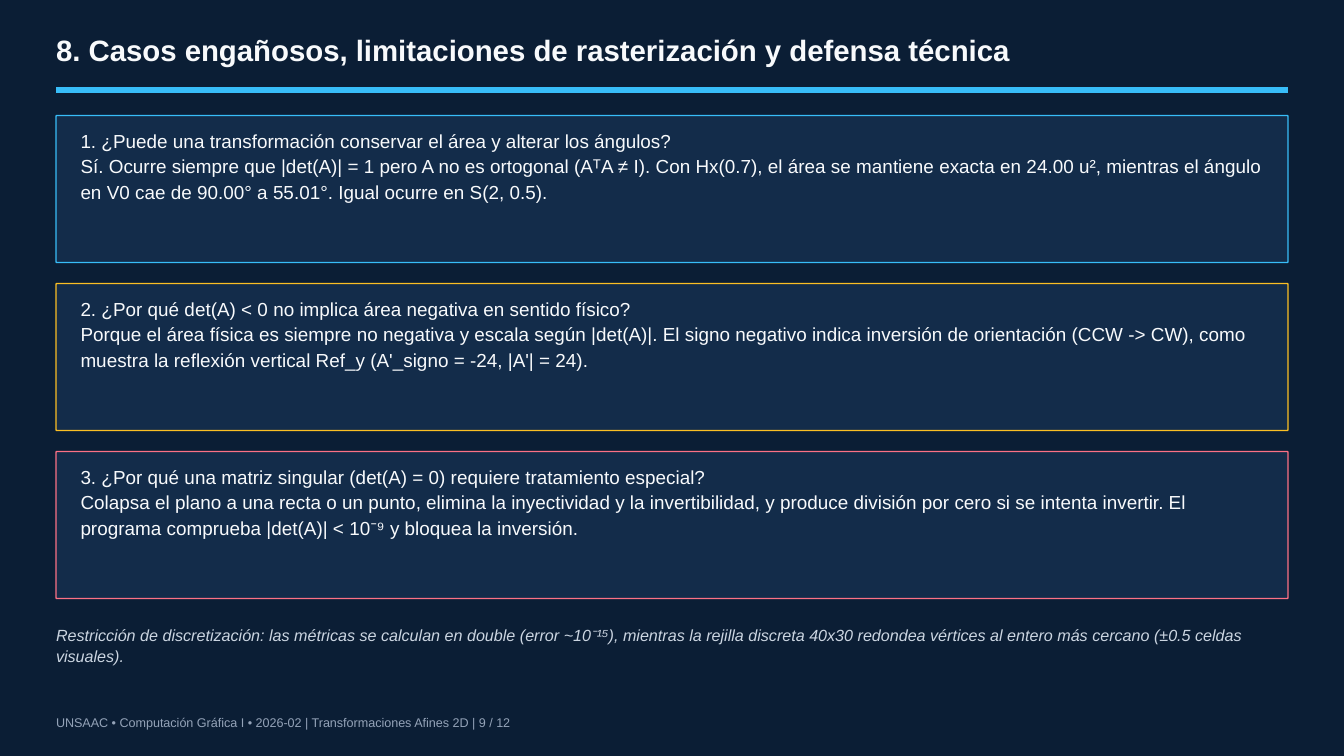
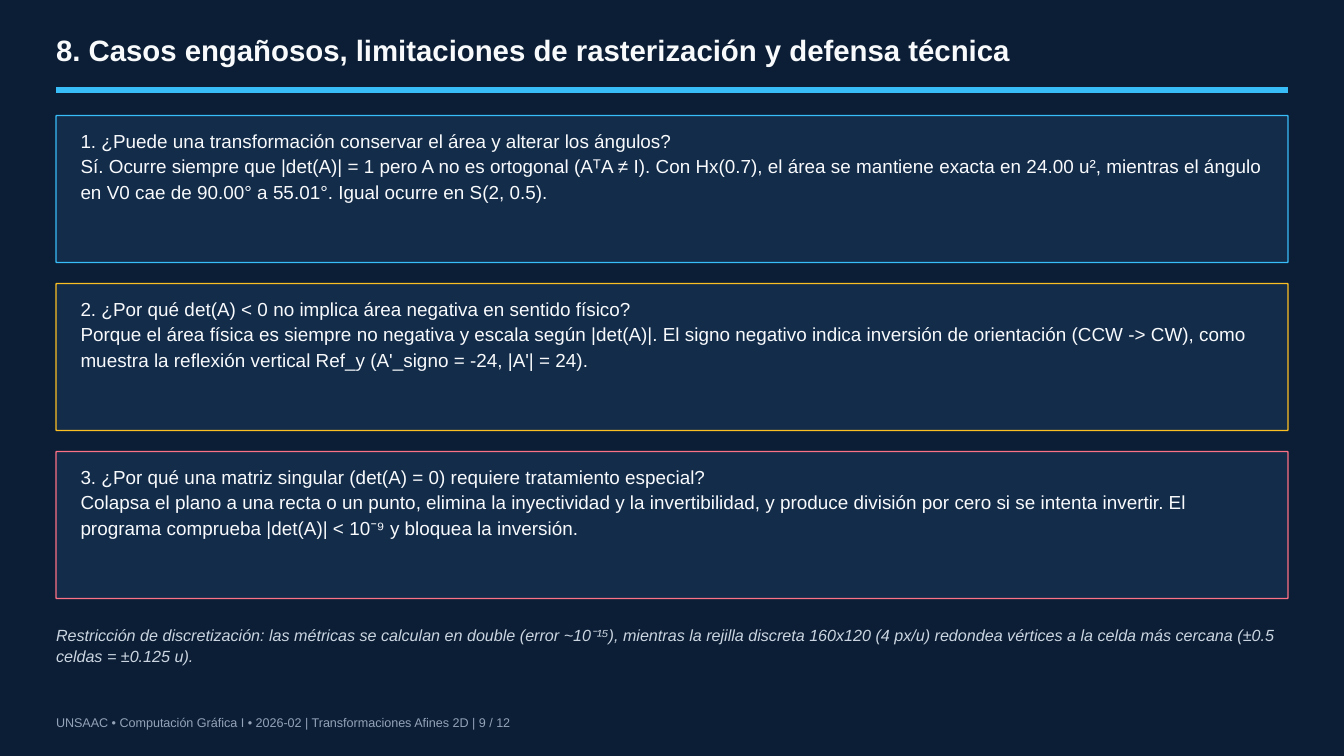
Before and after one commit to LucianFBC/cg1-tema2-transformaciones-afines-2d, a slide deck: slide 9 of presentacion/Presentacion_Tema2.pptx. Drawn at 1344x756 pixels with LibreOffice and Linux fonts; fonts in the diff are those of the drawing. Boxes give left, top, right and bottom in pixels: in the first picture for what was removed or moved away, otherwise in the second. Text is boxed around its words. In the diff, an @@ line names an element or a change of style, - is before the commit and + after.

Commit message:
Mejora claridad visual 160x120, caratula directiva, seccion Objetivos y auditoria integral

```diff
--- a/presentacion/Presentacion_Tema2.pptx
+++ b/presentacion/Presentacion_Tema2.pptx
@@ text at (x1=56, y1=629, x2=1274, y2=666): text changed @@
-Restricción de discretización: las métricas se calculan en double (error ~10⁻¹⁵), mientras la rejilla discreta 40x30 redondea vértices al entero más cercano (±0.5 celdas visuales).
+Restricción de discretización: las métricas se calculan en double (error ~10⁻¹⁵), mientras la rejilla discreta 160x120 (4 px/u) redondea vértices a la celda más cercana (±0.5 celdas = ±0.125 u).
```
Also in this commit, not shown: 6 other slides changed, 44 other files.
